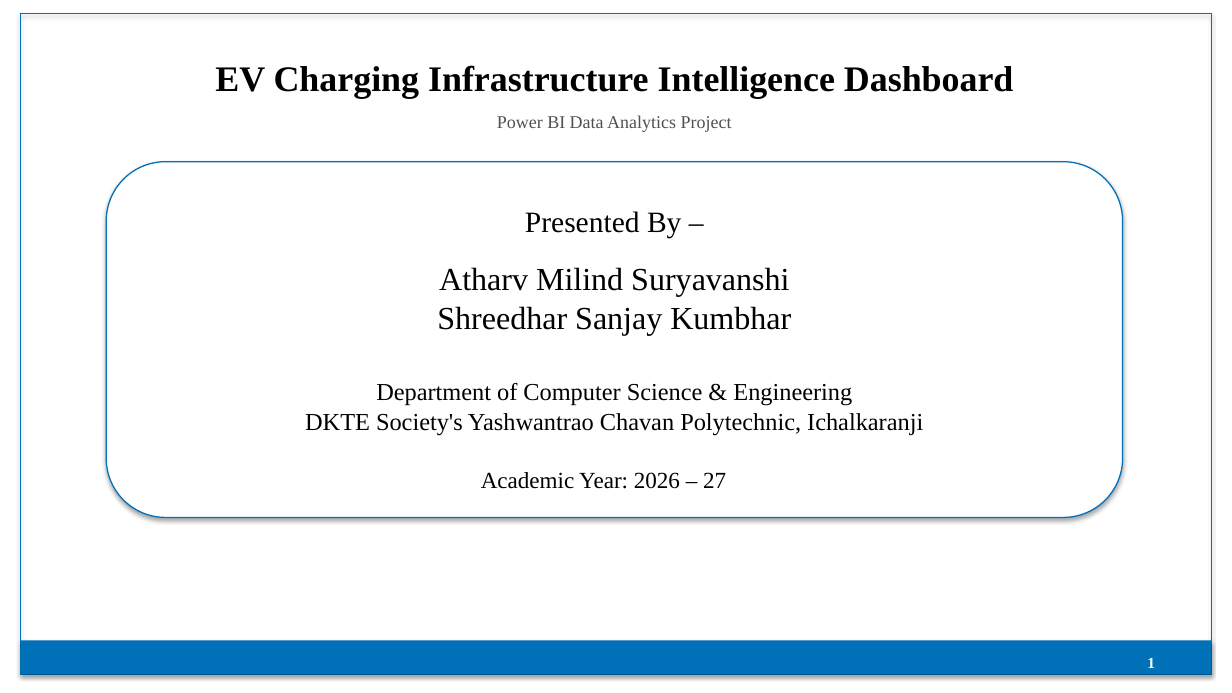
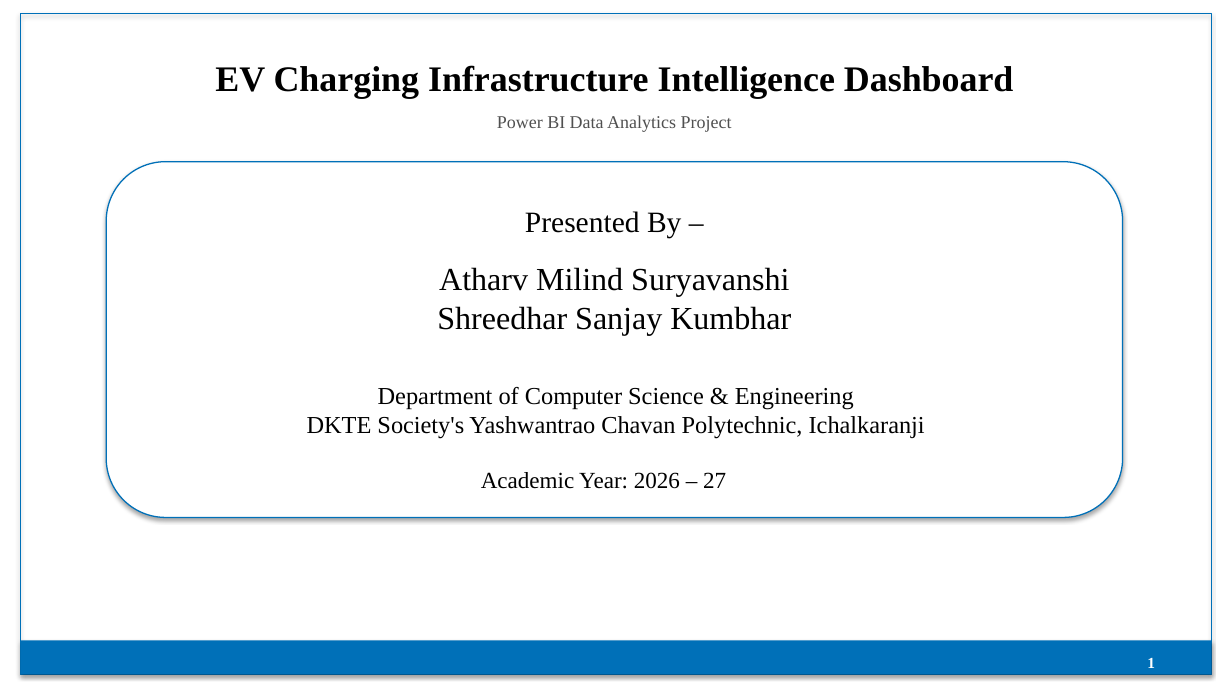
Before and after one commit to athrav138/Data-Science-Internship-Soft-Tech-12-Weeks, a slide deck: slide 1 of Projects 4 & 11 Week/Project 2 - EV Charging Infrastructure Intelligence - Power BI Project - Week 11/EV_Charging_Infrastructure_Dashboard_Academic_Theme_Times_New_Roman.pptx. Drawn at 1232x693 pixels with LibreOffice and Linux fonts; fonts in the diff are those of the drawing. Boxes give left, top, right and bottom in pixels: in the first picture for what was removed or moved away, otherwise in the second. Text is boxed around its words. In the diff, an @@ line names an element or a change of style, - is before the commit and + after.

```diff
--- a/Projects 4 & 11 Week/Project 2 - EV Charging Infrastructure Intelligence - Power BI Project - Week 11/EV_Charging_Infrastructure_Dashboard_Academic_Theme_Times_New_Roman.pptx
+++ b/Projects 4 & 11 Week/Project 2 - EV Charging Infrastructure Intelligence - Power BI Project - Week 11/EV_Charging_Infrastructure_Dashboard_Academic_Theme_Times_New_Roman.pptx
@@ text "Department of Computer Science & ...": place and size @@
-text "Department of Computer Science & ..." at bbox=[305, 383, 923, 435]
+text "Department of Computer Science & ..." at bbox=[307, 387, 925, 439]
```
Also in this commit, not shown: 13 other files.
